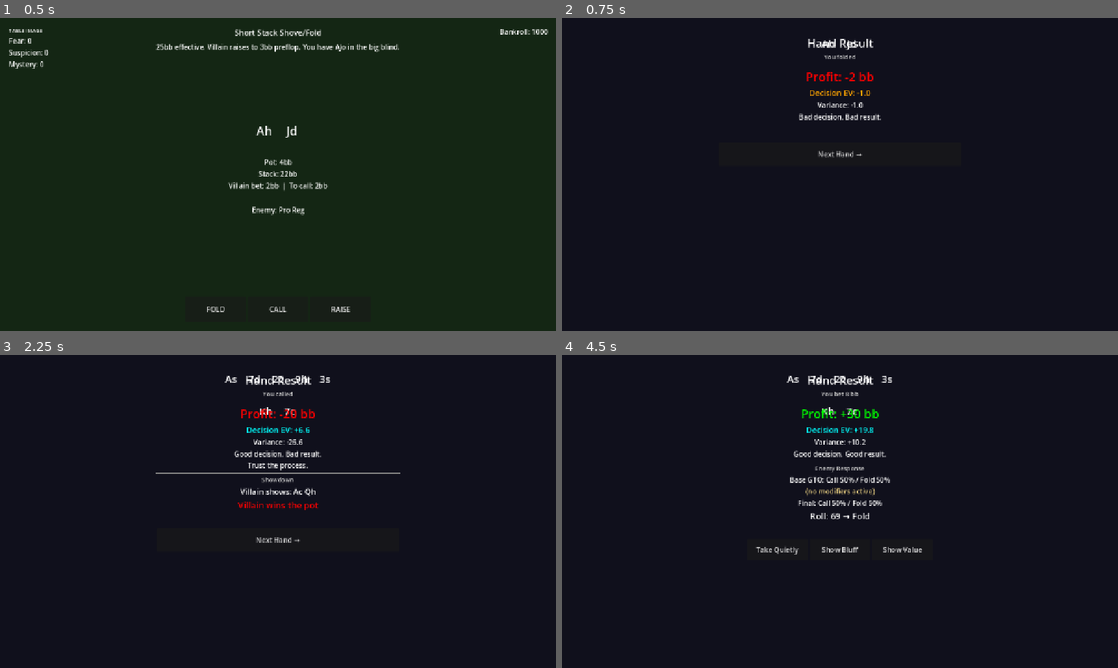
Above: before the commit, frames 1-4 (two rows, left to right).
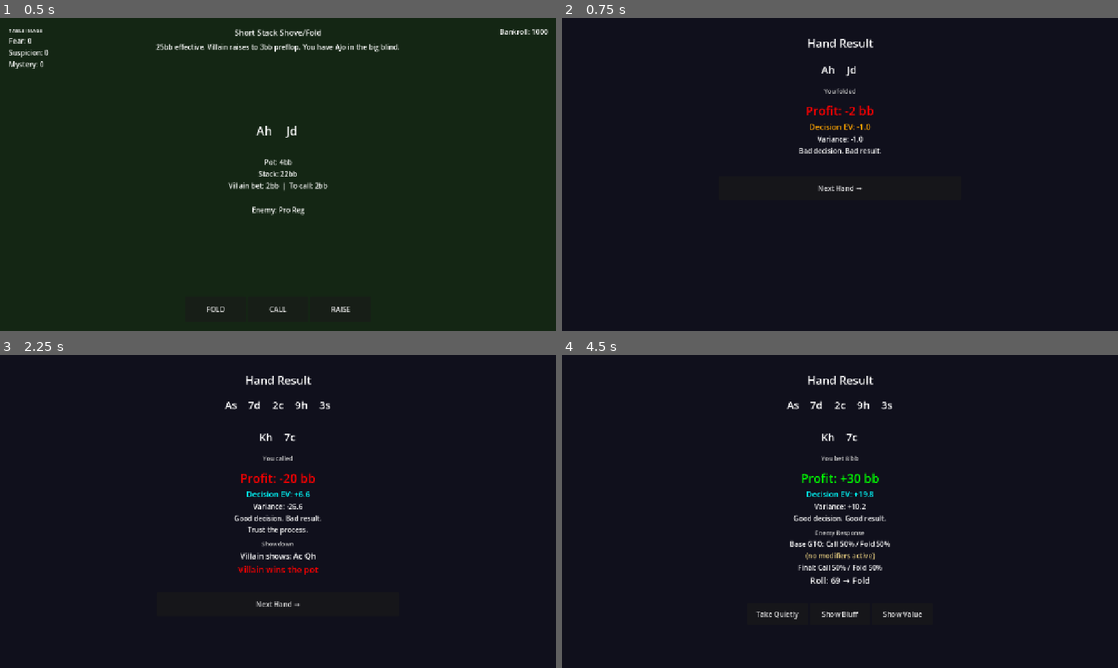
Above: after the commit, the same moments.

Repository: TianzeMYou/GTORoguelike
Game: Godot game, scene res://scenes/ui/Main.tscn
Two runs of this game, one before a commit and one after it. Both use one fixed random seed, a clock stepped at 60 frames per second and the inputs below.
Inputs:
- Up to frame 1 (0.5 s): no input
- Up to frame 2 (0.75 s): click "FOLD" at 0.5 s
- Up to frame 3 (2.25 s): click "Next Hand →" at 1.25 s; click "CALL" at 2 s
- Up to frame 4 (4.5 s): click "Next Hand →" at 2.75 s; click "RAISE" at 3.5 s; click "25% pot" at 4.25 s

Frame 1 is identical in both runs. In frame 2, 1.5% of the frame differs, in the area x 42-58%, y 7-56%; in frame 3, 3.0%; in frame 4, 3.6%, in the area x 34-65%, y 6-85%.

Commit message:
Fix card area overlapping title — move inside Panel flow

Diff:
--- a/scenes/ui/ResultScreen.tscn
+++ b/scenes/ui/ResultScreen.tscn
@@ -20,25 +20,6 @@
 grow_vertical = 2
 color = Color(0.05, 0.05, 0.1, 0.95)
 
-[node name="CardArea" type="VBoxContainer" parent="."]
-layout_mode = 1
-anchor_left = 0.5
-anchor_top = 0.0
-anchor_right = 0.5
-anchor_bottom = 0.0
-offset_left = -250.0
-offset_top = 20.0
-offset_right = 250.0
-offset_bottom = 160.0
-
-[node name="BoardCards" type="HBoxContainer" parent="CardArea"]
-name = "BoardCards"
-alignment = 1
-
-[node name="PlayerCards" type="HBoxContainer" parent="CardArea"]
-name = "PlayerCards"
-alignment = 1
-
 [node name="Panel" type="VBoxContainer" parent="."]
 layout_mode = 1
 anchor_left = 0.5
@@ -54,6 +35,17 @@
 horizontal_alignment = 1
 theme_override_font_sizes/font_size = 26
 text = "Hand Result"
+
+[node name="CardArea" type="VBoxContainer" parent="Panel"]
+name = "CardArea"
+
+[node name="BoardCards" type="HBoxContainer" parent="Panel/CardArea"]
+name = "BoardCards"
+alignment = 1
+
+[node name="PlayerCards" type="HBoxContainer" parent="Panel/CardArea"]
+name = "PlayerCards"
+alignment = 1
 
 [node name="ActionLabel" type="Label" parent="Panel"]
 name = "ActionLabel"
--- a/scripts/ui/ResultScreen.gd
+++ b/scripts/ui/ResultScreen.gd
@@ -3,8 +3,8 @@
 signal continue_pressed
 
 func show_result(result: Object) -> void:
-	_build_card_display($CardArea/BoardCards, result.board)
-	_build_card_display($CardArea/PlayerCards, result.player_hand)
+	_build_card_display($Panel/CardArea/BoardCards, result.board)
+	_build_card_display($Panel/CardArea/PlayerCards, result.player_hand)
 
 	var profit = result.profit
 	var ev = result.ev
